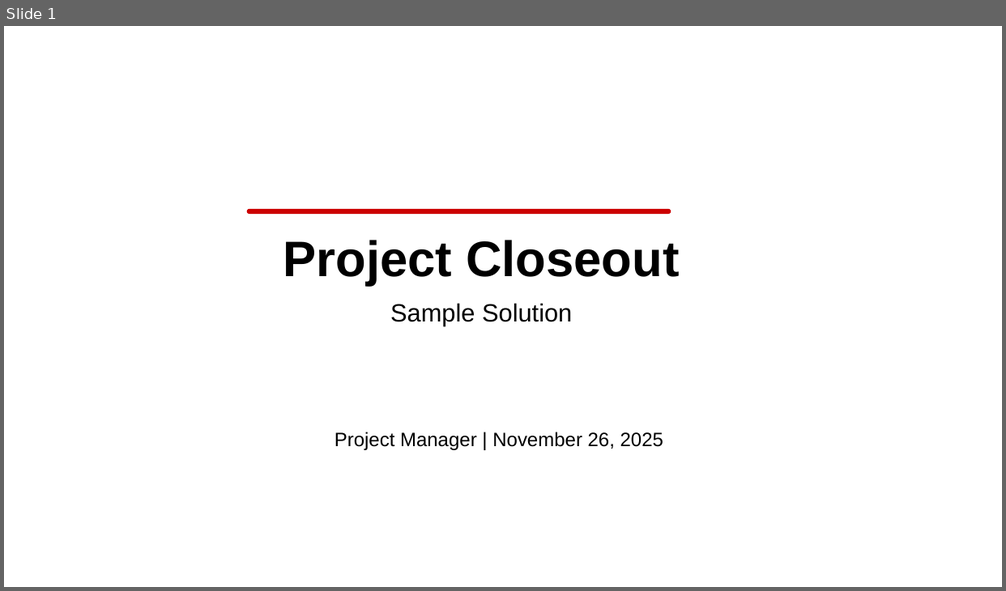
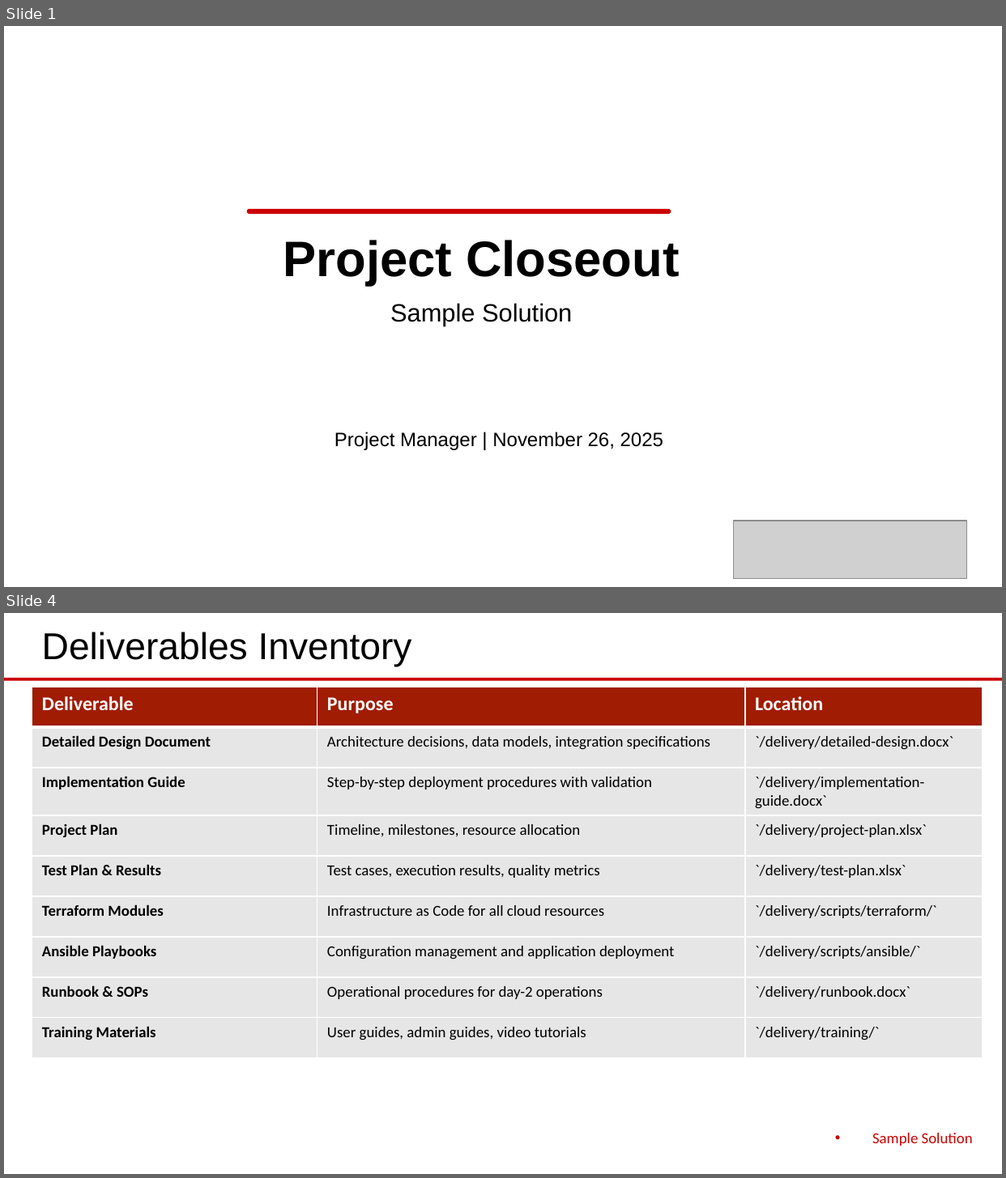
Before and after one commit to eoframework/solutions, a slide deck: solution-template/sample-provider/sample-category/sample-solution/delivery/closeout-presentation.pptx. Shown one above the other, each under a label of ours: slide 1 before the commit, slides 1 and 4 after it; the slides between them are not shown. The pictures are 1006x591 and 1006x1178 pixels, drawn with LibreOffice and Linux fonts; fonts in the diff are those of the drawing; grey boxes stand for pictures; background and template pictures are left out. Boxes give left, top, right and bottom in pixels: in the first picture for what was removed or moved away, otherwise in the second. Text is boxed around its words. In the diff, an @@ line names an element or a change of style, - is before the commit and + after.

```diff
--- a/solution-template/sample-provider/sample-category/sample-solution/delivery/closeout-presentation.pptx
+++ b/solution-template/sample-provider/sample-category/sample-solution/delivery/closeout-presentation.pptx
@@ slide 4 added at [4, 613, 1002, 1174], background #FFFFFF @@
@@ text added at [42, 632, 412, 667], 27 pt, text #000000 @@
+Deliverables Inventory
@@ line added from (4, 679) to (1002, 679), #CC0000 2.25 pt @@
@@ table added at [32, 687, 983, 1051], 9 rows, 3 columns @@
+Deliverable | Purpose | Location
+Detailed Design Document | Architecture decisions, data models, integration specifications | `/delivery/detailed-design.docx`
+Implementation Guide | Step-by-step deployment procedures with validation | `/delivery/implementation-guide.docx`
+Project Plan | Timeline, milestones, resource allocation | `/delivery/project-plan.xlsx`
+Test Plan & Results | Test cases, execution results, quality metrics | `/delivery/test-plan.xlsx`
+Terraform Modules | Infrastructure as Code for all cloud resources | `/delivery/scripts/terraform/`
+Ansible Playbooks | Configuration management and application deployment | `/delivery/scripts/ansible/`
+Runbook & SOPs | Operational procedures for day-2 operations | `/delivery/runbook.docx`
+Training Materials | User guides, admin guides, video tutorials | `/delivery/training/`
@@ text added at [872, 1133, 973, 1146], 11 pt, text #CC0000 @@
+• Sample Solution
@@ slide 1 changed as well @@
@@ picture added at [734, 521, 967, 579] @@
```
Also in this commit, not shown: 5 other slides changed, 3 other slides added, 5 slides removed, 1 other file.
